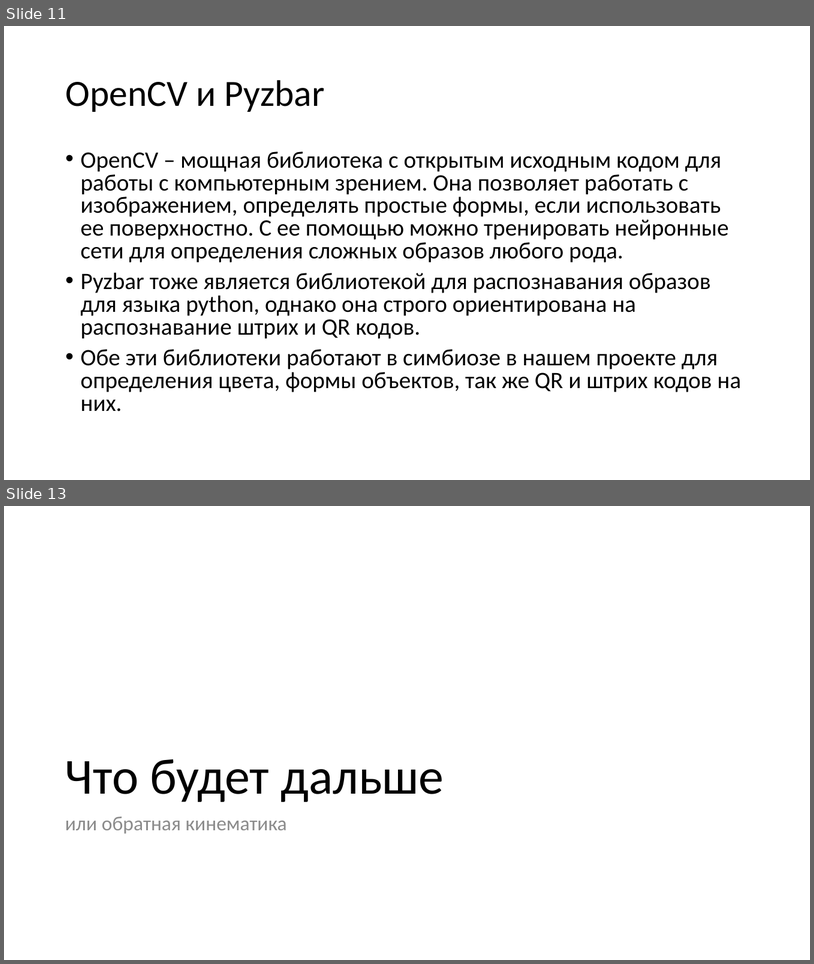
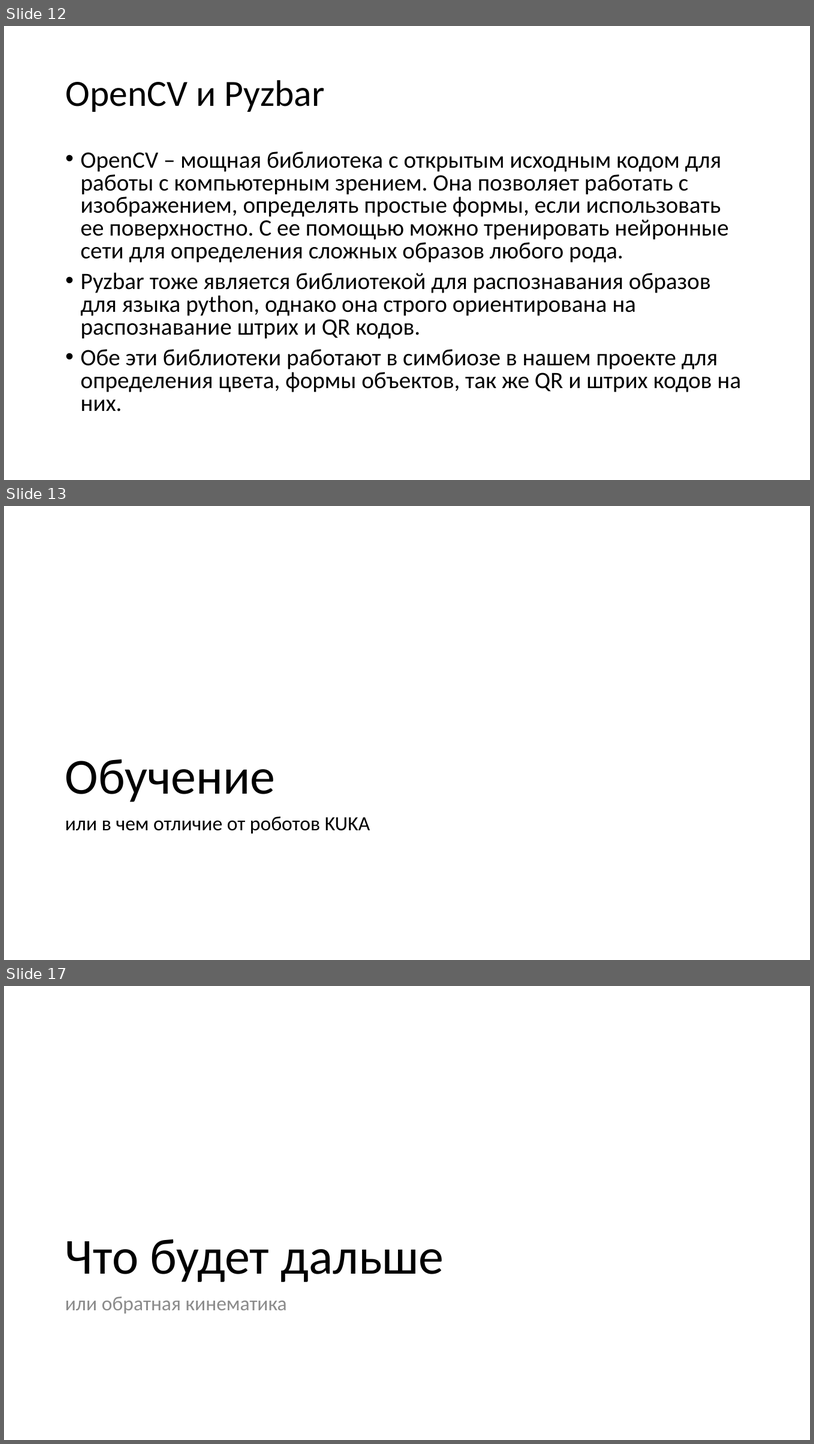
Before and after one commit to alextrof94/PIO_Arduino, a slide deck: KukaRuka0.2/Other/kazanforumdoc_text.pptx. Shown one above the other, each under a label of ours: slides 11 and 13 before the commit, slides 12, 13 and 17 after it; the slides between them are not shown. The pictures are 814x964 and 814x1444 pixels, drawn with LibreOffice and Linux fonts; fonts in the diff are those of the drawing. Boxes give left, top, right and bottom in pixels: in the first picture for what was removed or moved away, otherwise in the second. Text is boxed around its words. In the diff, an @@ line names an element or a change of style, - is before the commit and + after.

```diff
--- a/KukaRuka0.2/Other/kazanforumdoc_text.pptx
+++ b/KukaRuka0.2/Other/kazanforumdoc_text.pptx
@@ slide 13 added at [4,506,810,960], background #FFFFFF @@
@@ title added at [65,759,276,802], 60 pt, text #000000 @@
+Обучение
@@ text added at [65,816,370,834], 24 pt, text #000000 @@
+или в чем отличие от роботов KUKA
@@ what was slide 11 is now slide 12 @@
@@ what was slide 13 is now slide 17 @@
```
Also in this commit, not shown: 1 slide changed, 4 other slides added, 20 other files.
